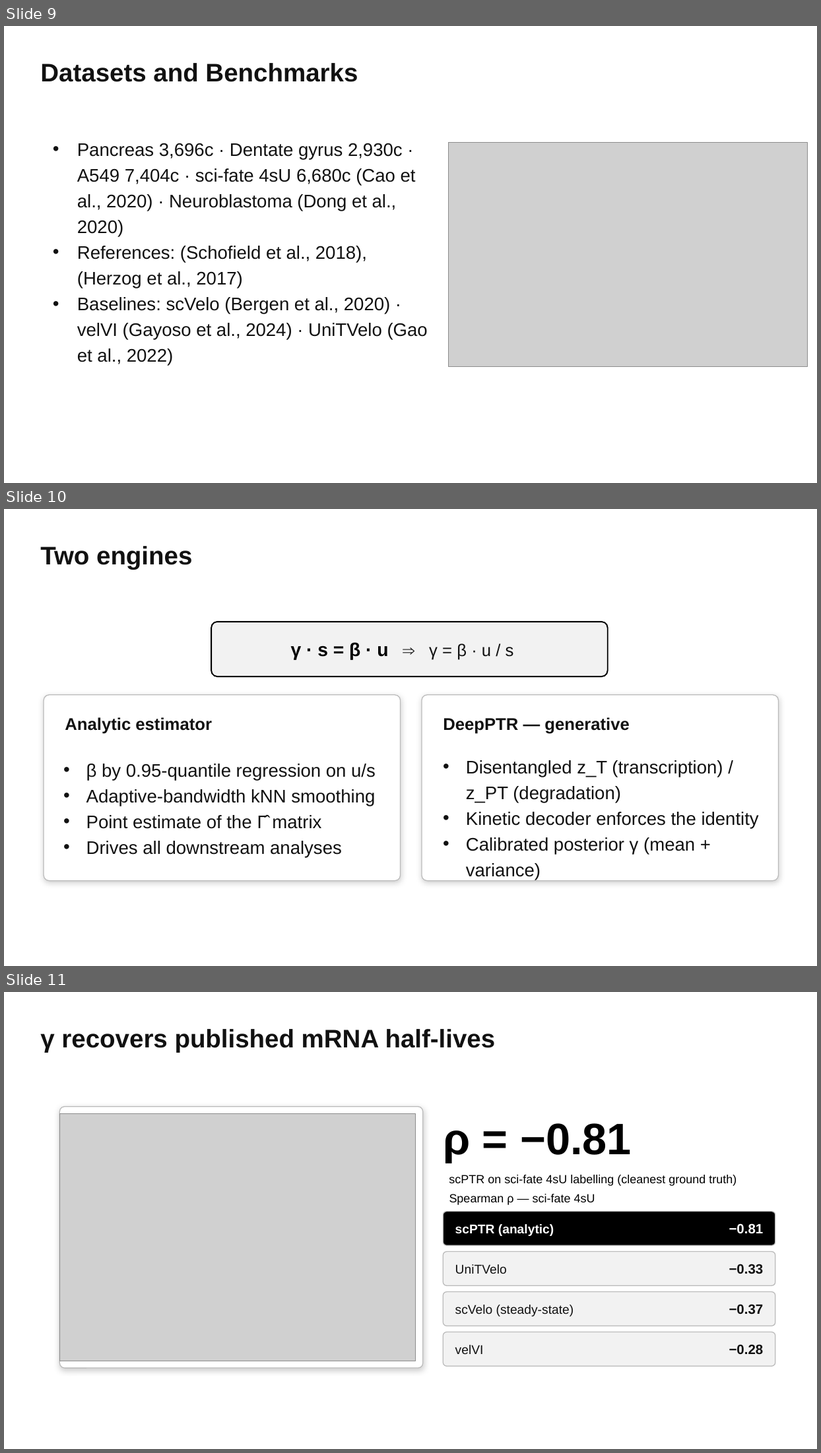
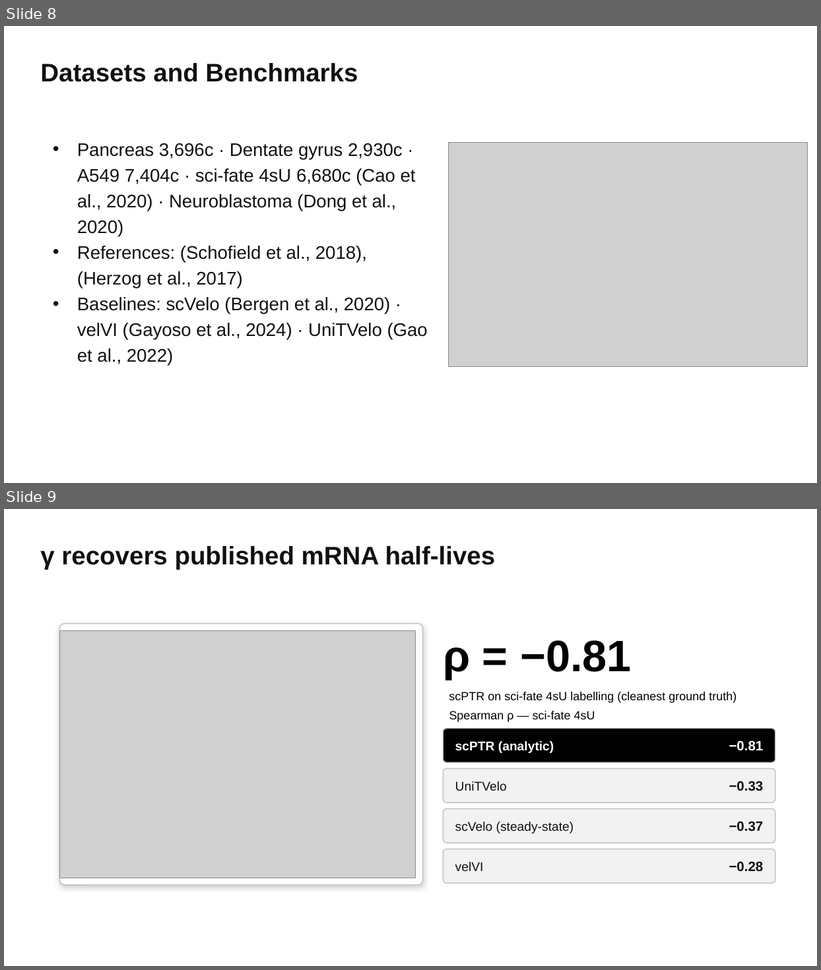
Before and after one commit to bryanc5864/scPTR, a slide deck: presentations/scPTR talk.pptx. Shown one above the other, each under a label of ours: slides 9, 10 and 11 before the commit, slides 8 and 9 after it. The pictures are 821x1453 and 821x970 pixels, drawn with LibreOffice and Linux fonts; fonts in the diff are those of the drawing; grey boxes stand for pictures. Boxes give left, top, right and bottom in pixels: in the first picture for what was removed or moved away, otherwise in the second. Text is boxed around its words. In the diff, an @@ line names an element or a change of style, - is before the commit and + after.

```diff
--- a/presentations/scPTR talk.pptx
+++ b/presentations/scPTR talk.pptx
@@ slide 10 removed at (4,509,817,966), background #FFFFFF @@
@@ text removed at (40,546,192,570) @@
-Two engines
@@ rounded rectangle removed at (211,622,608,677) @@
@@ text removed at (291,642,514,660) @@
-γ · s = β · u ⇒ γ = β · u / s
@@ rounded rectangle removed at (44,695,401,881) @@
@@ rounded rectangle removed at (422,695,779,881) @@
@@ text removed at (65,718,212,734) @@
-Analytic estimator
@@ text removed at (443,718,629,734) @@
-DeepPTR — generative
@@ text removed at (86,764,376,857) @@
-• β by 0.95-quantile regression on u/s
-• Adaptive-bandwidth kNN smoothing
-• Point estimate of the Γ̂ matrix
-• Drives all downstream analyses
@@ text removed at (466,760,759,854) @@
-• Disentangled z_T (transcription) / z_PT (degradation)
-• Kinetic decoder enforces the identity
-• Calibrated posterior γ (mean + variance)
@@ what was slide 9 is now slide 8 @@
@@ what was slide 11 is now slide 9 @@
```
Also in this commit, not shown: 2 slides changed, 6 other slides removed.
